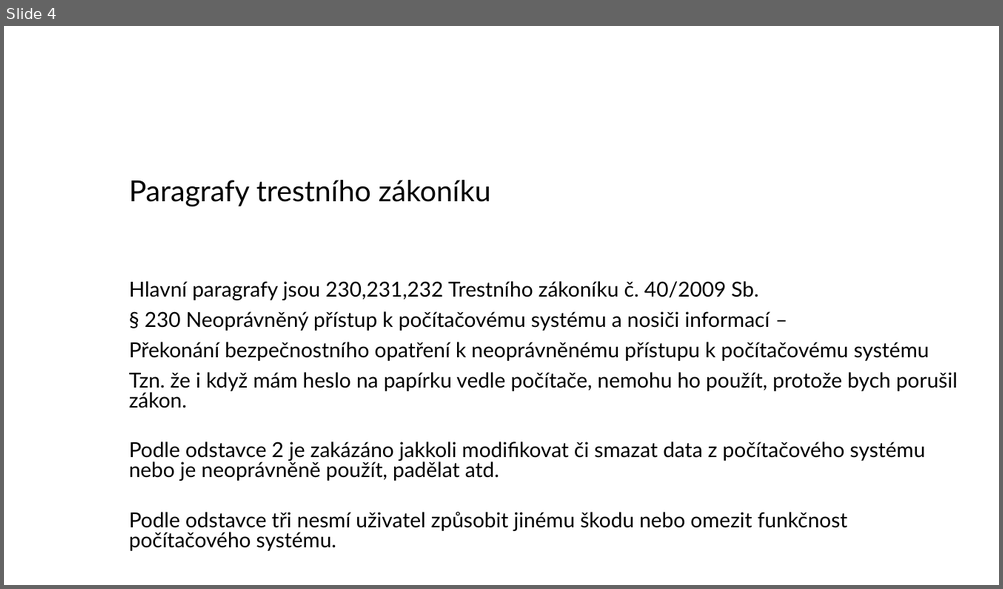
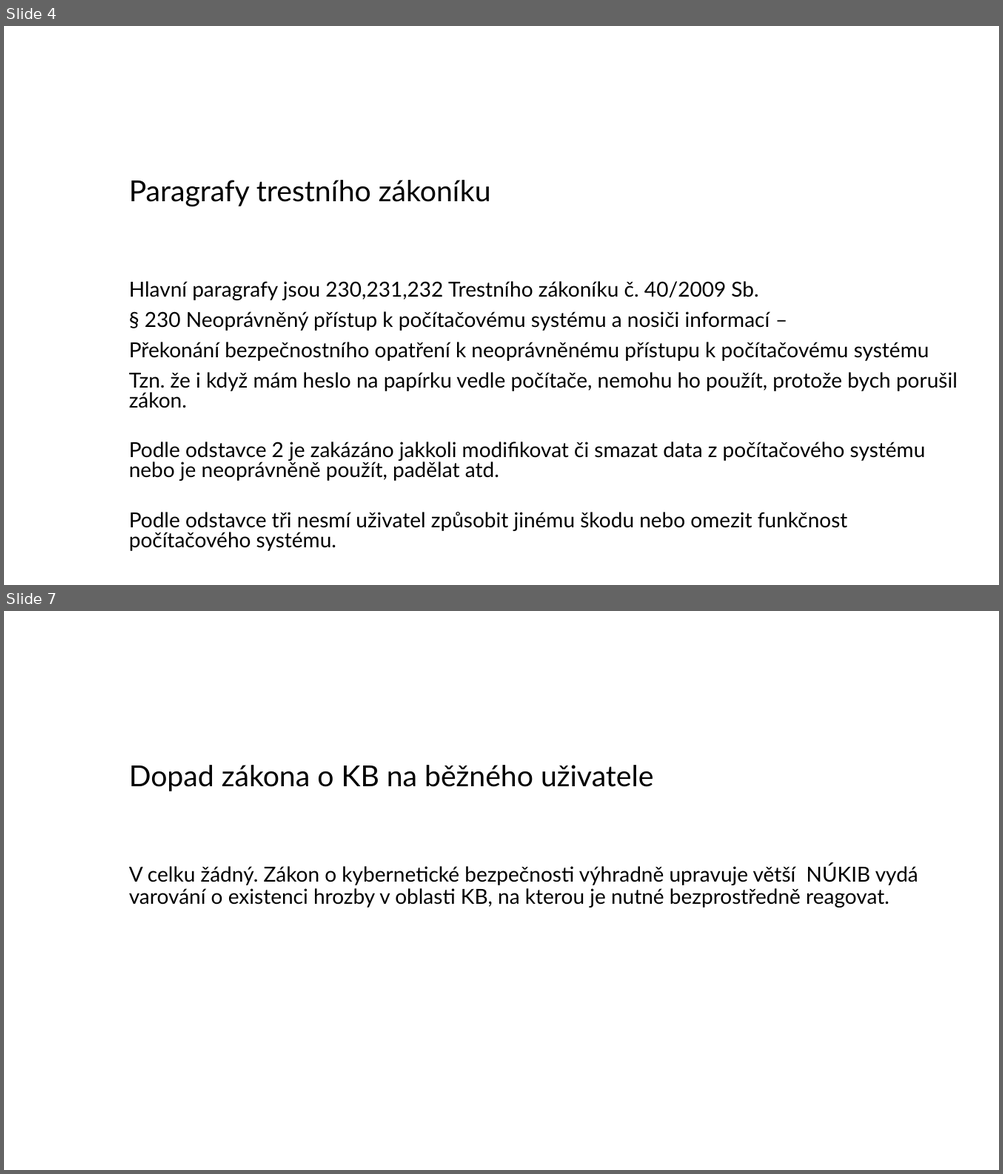
Before and after one commit to zimice/pr2_it_use, a slide deck: Kochanek_projekt_II_it_use_liability.pptx. Shown one above the other, each under a label of ours: slide 4 before the commit, slides 4 and 7 after it; the slides between them are not shown. The pictures are 1003x589 and 1003x1174 pixels, drawn with LibreOffice and Linux fonts; fonts in the diff are those of the drawing; background and template pictures are left out. Boxes give left, top, right and bottom in pixels: in the first picture for what was removed or moved away, otherwise in the second. Text is boxed around its words. In the diff, an @@ line names an element or a change of style, - is before the commit and + after.

```diff
--- a/Kochanek_projekt_II_it_use_liability.pptx
+++ b/Kochanek_projekt_II_it_use_liability.pptx
@@ slide 7 added at (4,611,999,1170), background #FFFFFF @@
@@ title added at (129,765,653,792), 28 pt, text #000000 @@
+Dopad zákona o KB na běžného uživatele
@@ text added at (129,864,918,908), 20 pt, text #000000 @@
+V celku žádný. Zákon o kybernetické bezpečnosti výhradně upravuje větší NÚKIB vydá varování o existenci hrozby v oblasti KB, na kterou je nutné bezprostředně reagovat.
```
Also in this commit, not shown: 2 slides changed, 1 other slide added, 1 other file.
